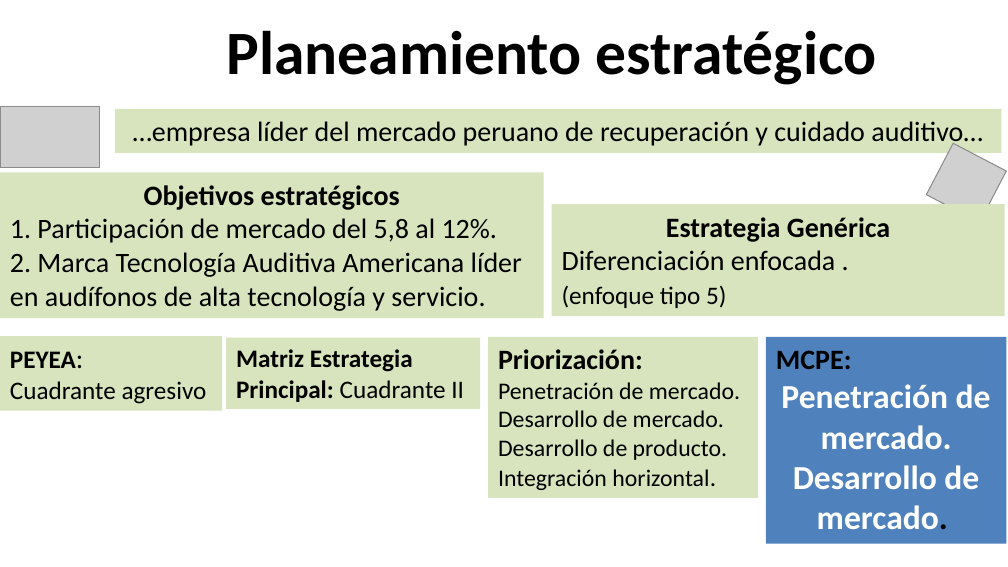
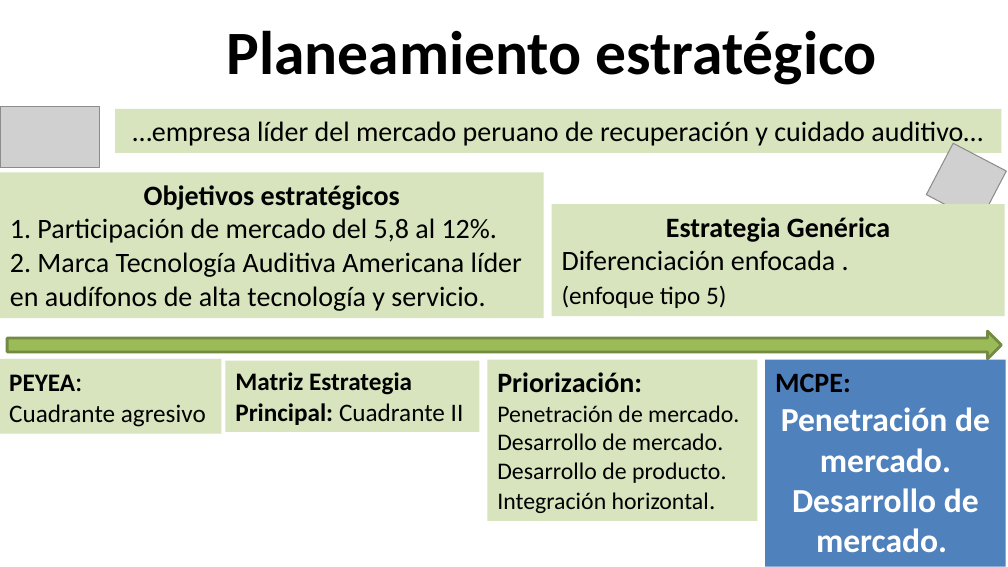
Before and after one commit to dmontjoy/starkey, a slide deck: slide 6 of PresentaciónStarkey DM.pptx. Drawn at 1008x567 pixels with LibreOffice and Linux fonts; fonts in the diff are those of the drawing; grey boxes stand for pictures; background and template pictures are left out. Boxes give left, top, right and bottom in pixels: in the first picture for what was removed or moved away, otherwise in the second. Text is boxed around its words. In the diff, an @@ line names an element or a change of style, - is before the commit and + after.

```diff
--- a/PresentaciónStarkey DM.pptx
+++ b/PresentaciónStarkey DM.pptx
@@ 4 rectangles: place and size @@
-4 rectangles at (0, 336, 1007, 543)
+4 rectangles at (0, 359, 1006, 566)
@@ right arrow added at (7, 331, 1001, 359), fill #9BBB59, outline #738A42 2 pt @@
@@ text in rectangle at (792, 488, 979, 552): text colour #000000 to #FFFFFF in "mercado." @@
```
Also in this commit, not shown: 4 other slides changed, 1 other file.
